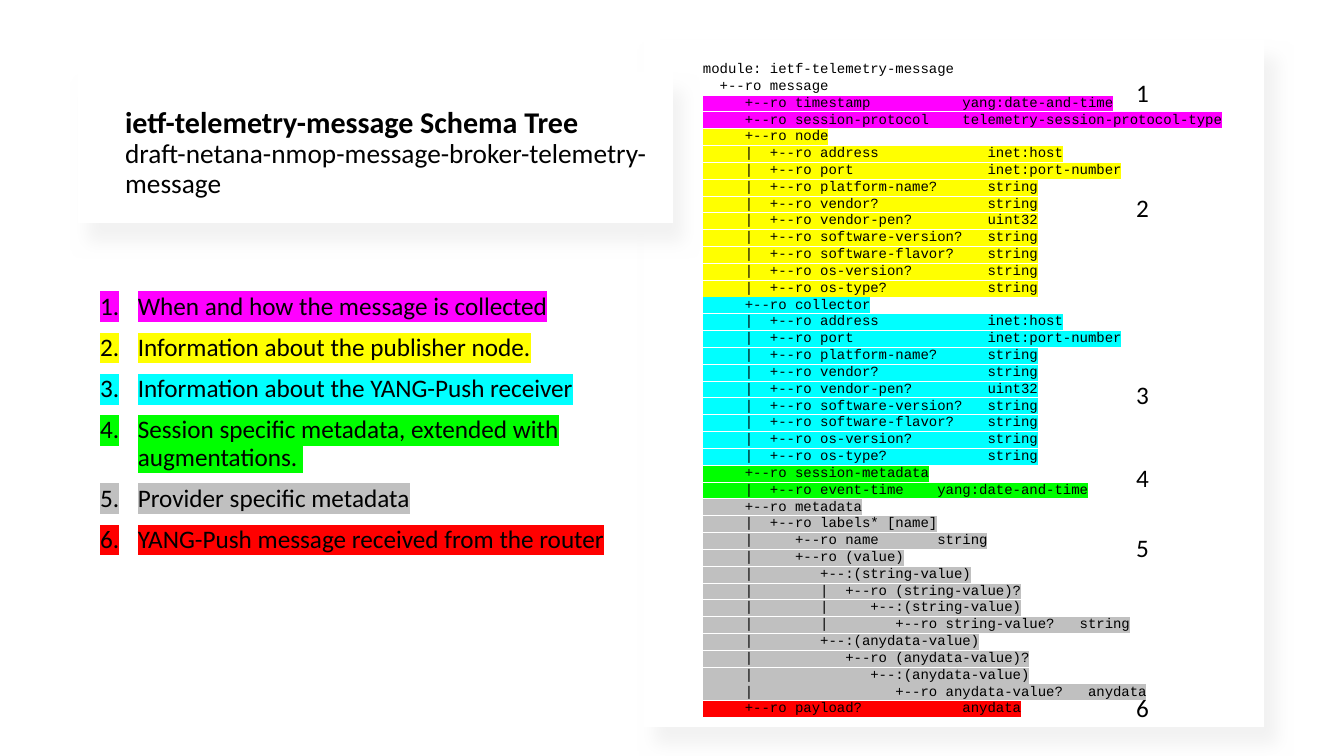
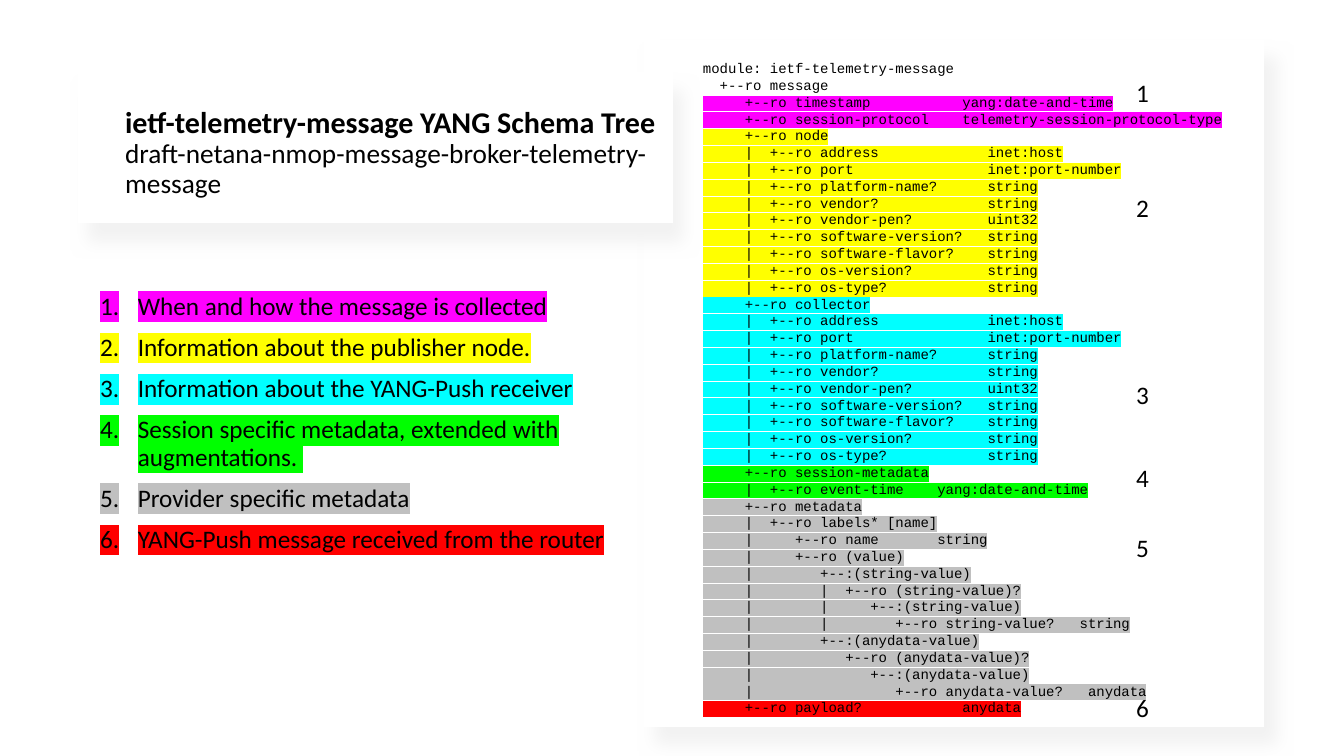
Before and after one commit to network-analytics/ietf-network-analytics-document-status, a slide deck: slide 4 of 122/NMOP/draft-netana-nmop-message-broker-telemetry-message.pptx. Drawn at 1344x756 pixels with LibreOffice and Linux fonts; fonts in the diff are those of the drawing. Boxes give left, top, right and bottom in pixels: in the first picture for what was removed or moved away, otherwise in the second. Text is boxed around its words. In the diff, an @@ line names an element or a change of style, - is before the commit and + after.

```diff
--- a/122/NMOP/draft-netana-nmop-message-broker-telemetry-message.pptx
+++ b/122/NMOP/draft-netana-nmop-message-broker-telemetry-message.pptx
@@ text at [125,112,655,198]: text changed @@
-ietf-telemetry-message Schema Tree
-draft-netana-nmop-message-broker-telemetry-message
+ietf-telemetry-message YANG Schema Tree
+draft-netana-nmop-message-broker-telemetry-message
```
Also in this commit, not shown: 2 other slides changed, 1 other file.
